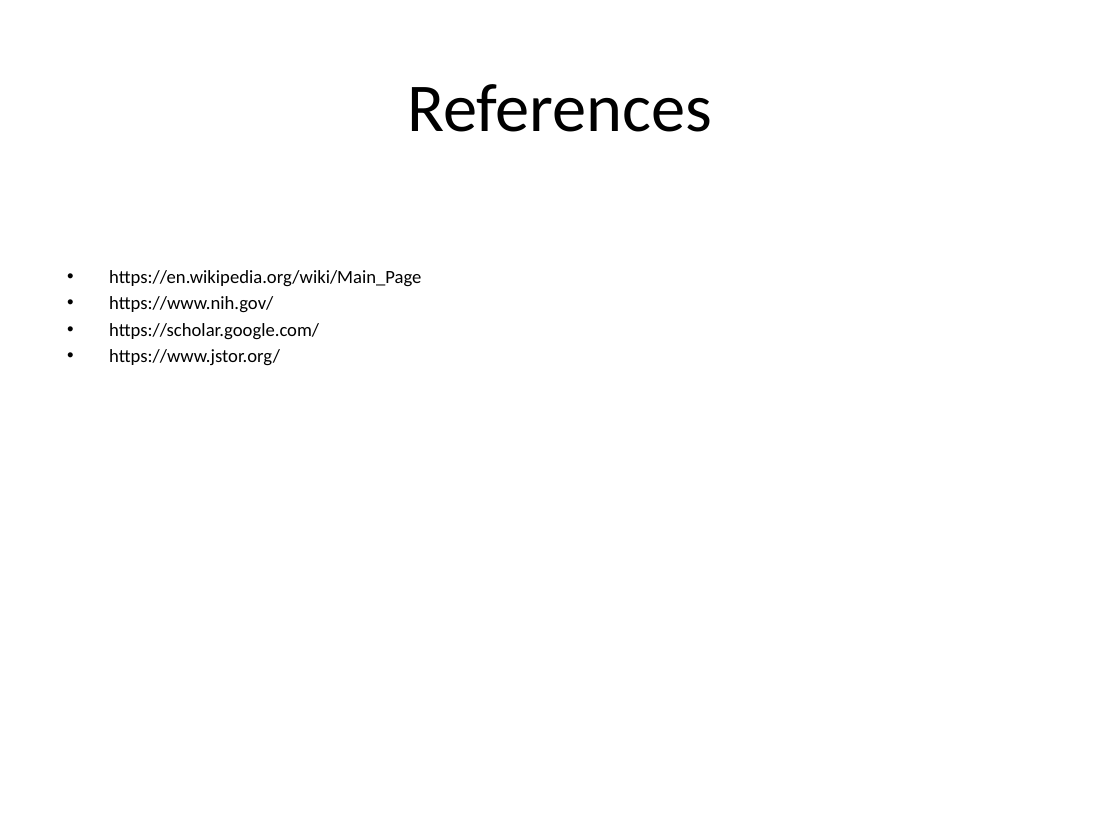
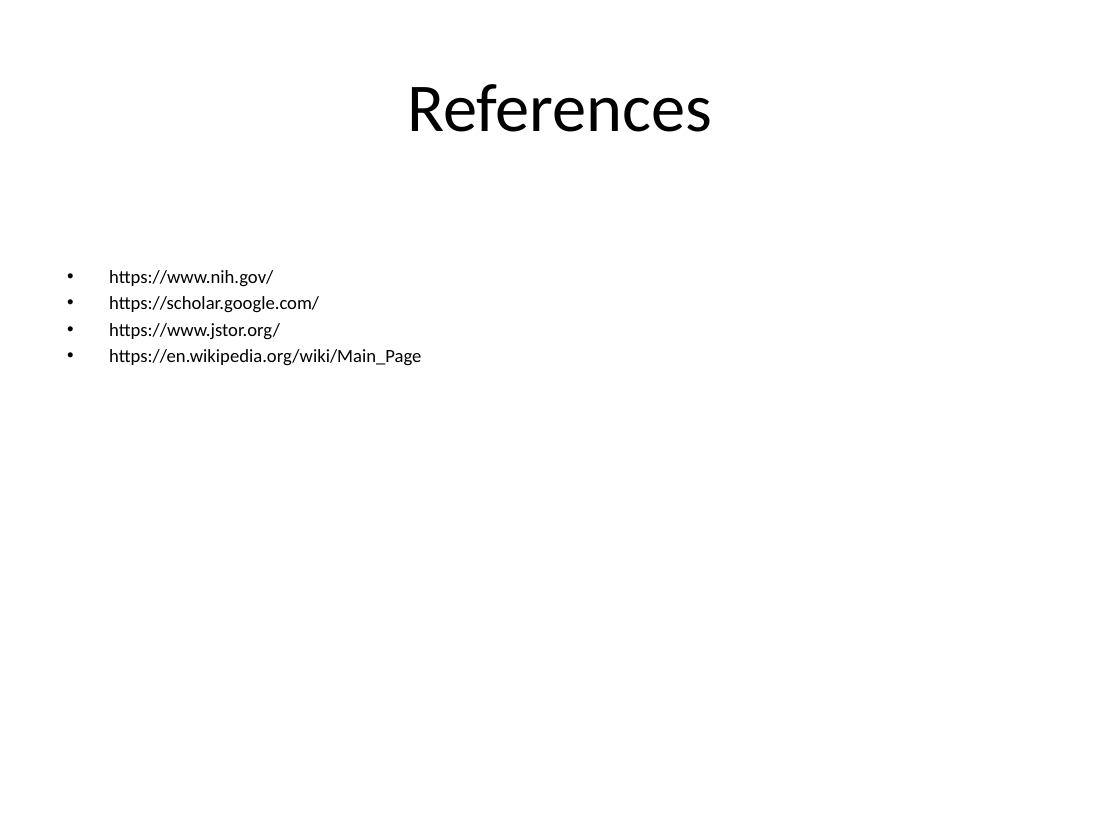
Before and after one commit to yeasy/AutoPPT, a slide deck: slide 7 of samples/cn_life.pptx. Drawn at 1120x840 pixels with LibreOffice and Linux fonts; fonts in the diff are those of the drawing. Boxes give left, top, right and bottom in pixels: in the first picture for what was removed or moved away, otherwise in the second. Text is boxed around its words. In the diff, an @@ line names an element or a change of style, - is before the commit and + after.

```diff
--- a/samples/cn_life.pptx
+++ b/samples/cn_life.pptx
@@ text at (109,270,421,287): paragraph removed @@
-• https://en.wikipedia.org/wiki/Main_Page
@@ text at (109,349,421,366): paragraph added @@
+• https://en.wikipedia.org/wiki/Main_Page
```
Also in this commit, not shown: 1 other slide changed, 5 other files.
